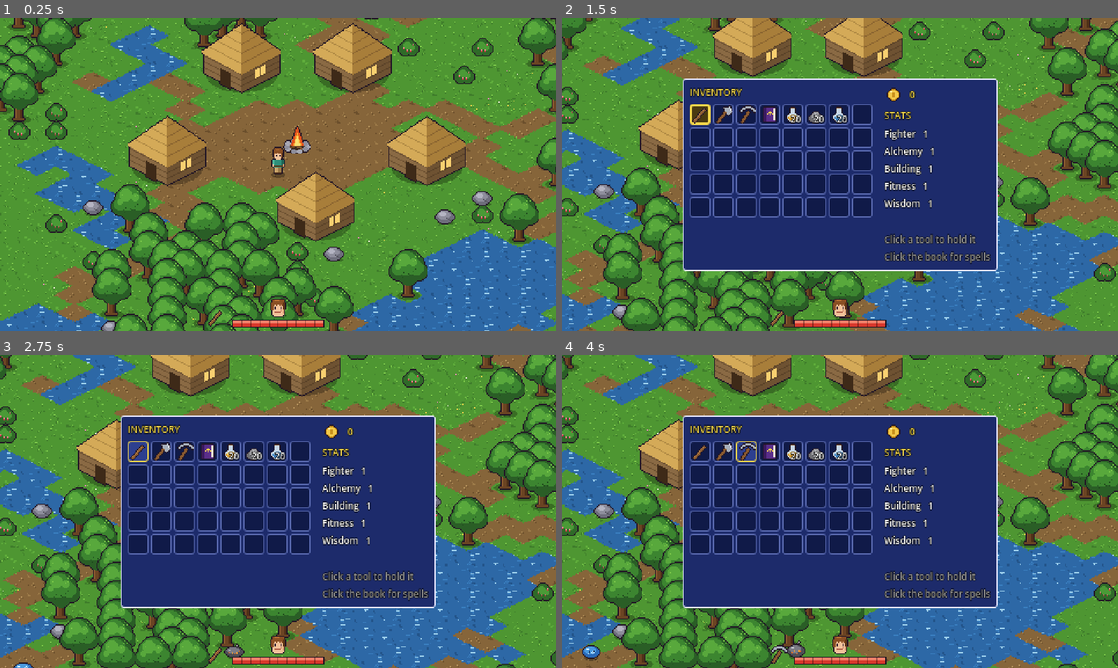
Above: before the commit, frames 1-4 (two rows, left to right).
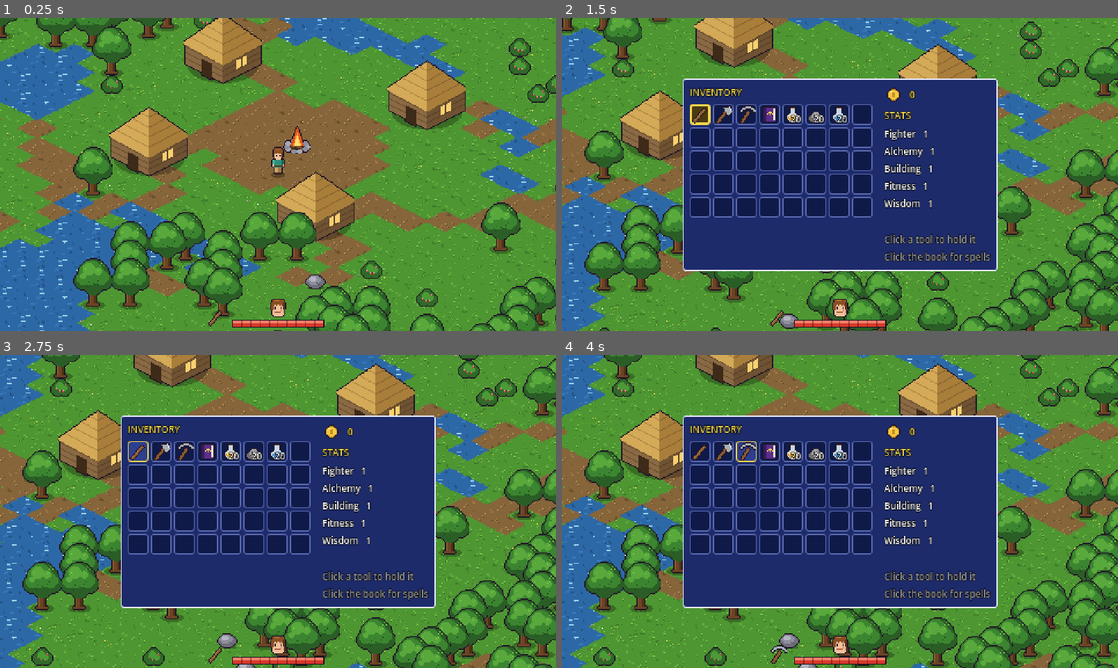
Above: after the commit, the same moments.

Repository: patrickyareinke/game1
Game: Godot game, scene res://scenes/main.tscn
Two runs of this game, one before a commit and one after it. Both use one fixed random seed, a clock stepped at 60 frames per second and the inputs below.
Inputs (mouse positions are in pixels of both pictures, inside the frame that each line leads up to):
- Up to frame 1 (0.25 s): no input
- Up to frame 2 (1.5 s): tap Enter at 0.5 s; move the mouse to (962, 158) at 0.52 s; hold D 0.53-1.28 s; tap F at 0.6 s; click (962, 158) at 0.67 s; move the mouse to (728, 190) at 1.27 s; hold S from 1.28 s (still down); tap E at 1.35 s
- Up to frame 3 (2.75 s): release S at 2 s; click (139, 452) at 2.02 s
- Up to frame 4 (4 s): click (723, 452) at 2.77 s; click (745, 452) at 3.52 s

The runs differ from the first frame. In frame 1, 59% of the frame differs, in the area x 0-100%, y 0-100%; in frame 2, 43%; in frame 3, 43%; in frame 4, 43%.

Commit message:
Mountain always at the very top of the map
Placed at the top corner of the map diamond (small random shift along the
edge), cave facing down into the map; village kept well away.

Co-Authored-By: Claude Opus 5.5 <noreply@anthropic.com>
Claude-Session: https://claude.ai/code/session_01CvBu1rya8CUCR7cnUQet3L

Diff:
--- a/scripts/world.gd
+++ b/scripts/world.gd
@@ -231,16 +231,15 @@
 
 
 func _pick_landmarks() -> void:
-	## Village and mountain at random places, apart from each other and
-	## from the sealed cave region in the top corner.
+	## The mountain always sits at the very top of the map (the top corner of
+	## the diamond), its cave facing down into the map. The village is random,
+	## but well away from it.
+	var j := rng.randi_range(-4, 4)          # small shift along the top edge
+	mountain = Vector2i(MOUNTAIN_R + 6 + j, MOUNTAIN_R + 6 - j)
 	var margin := 25
-	village = Vector2i(rng.randi_range(margin, MAP_SIZE - margin), rng.randi_range(margin, MAP_SIZE - margin))
 	for attempt in 500:
-		var m := Vector2i(rng.randi_range(MOUNTAIN_R + 8, MAP_SIZE - MOUNTAIN_R - 8),
-			rng.randi_range(MOUNTAIN_R + 8, MAP_SIZE - MOUNTAIN_R - 8))
-		var far_from_village := Vector2(m).distance_to(Vector2(village)) > MOUNTAIN_R + VILLAGE_CLEAR + 12
-		if far_from_village:
-			mountain = m
+		village = Vector2i(rng.randi_range(margin, MAP_SIZE - margin), rng.randi_range(margin, MAP_SIZE - margin))
+		if Vector2(village).distance_to(Vector2(mountain)) > MOUNTAIN_R + VILLAGE_CLEAR + 20:
 			break
 
 
